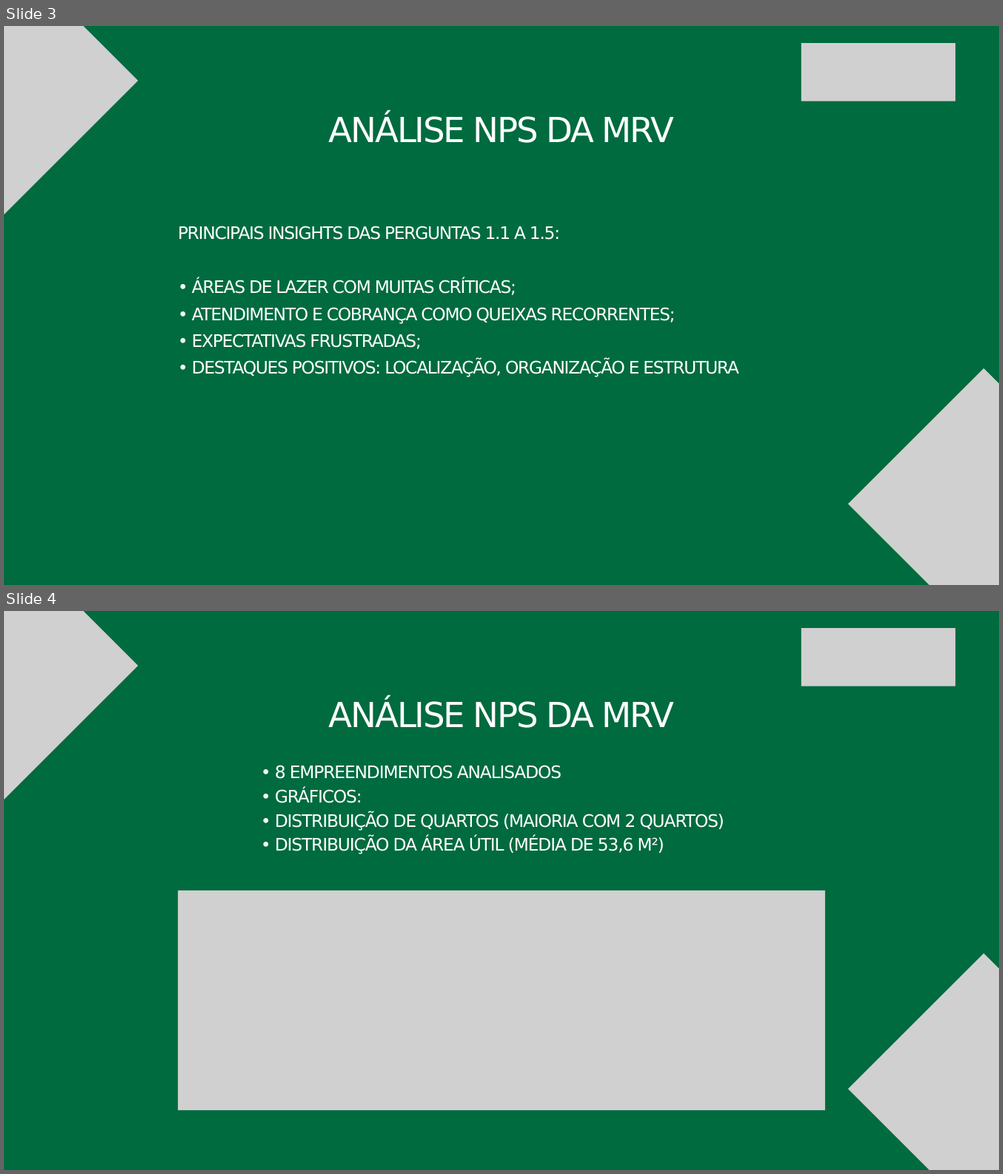
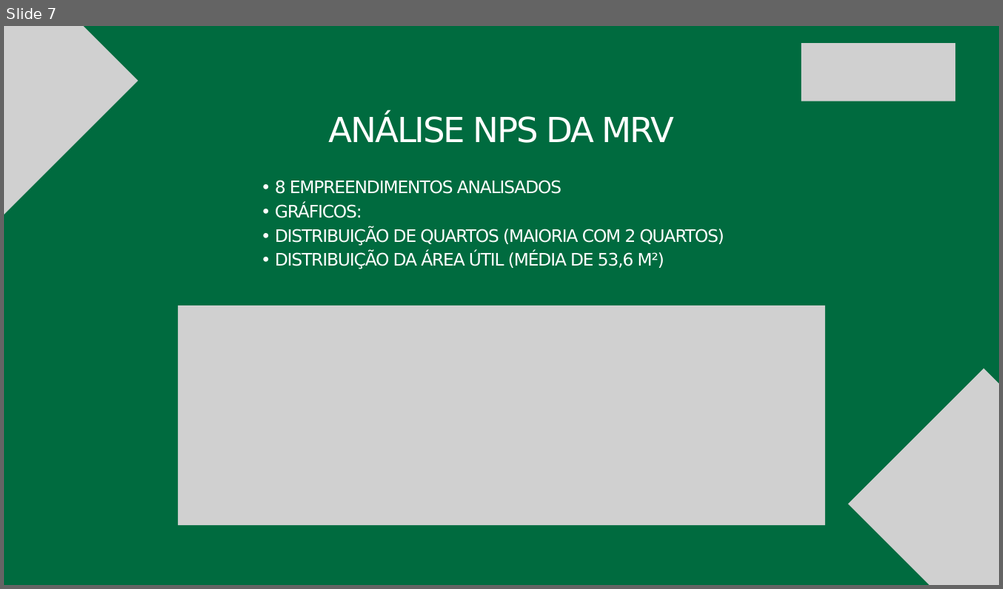
Before and after one commit to AndreFideles/desafio-processo-seletivo-mrv-2025, a slide deck: Case NPS - MRV Canva.pptx. Shown one above the other, each under a label of ours: slides 3 and 4 before the commit, slide 7 after it. The pictures are 1003x1174 and 1003x589 pixels, drawn with LibreOffice and Linux fonts; fonts in the diff are those of the drawing; grey boxes stand for pictures. Boxes give left, top, right and bottom in pixels: in the first picture for what was removed or moved away, otherwise in the second. Text is boxed around its words. In the diff, an @@ line names an element or a change of style, - is before the commit and + after.

Commit message:
Atualiza apresentação Canva com novas análises e gráficos

```diff
--- a/Case NPS - MRV Canva.pptx
+++ b/Case NPS - MRV Canva.pptx
@@ slide 3 removed at bbox=[4, 26, 999, 585], background #006B3F @@
@@ picture removed at bbox=[4, 26, 138, 216] @@
@@ picture removed at bbox=[801, 43, 956, 101] @@
@@ text removed at bbox=[329, 114, 674, 143] @@
-ANÁLISE NPS DA MRV
@@ text removed at bbox=[178, 226, 739, 378] @@
-PRINCIPAIS INSIGHTS DAS PERGUNTAS 1.1 A 1.5:
-• ÁREAS DE LAZER COM MUITAS CRÍTICAS;
-• ATENDIMENTO E COBRANÇA COMO QUEIXAS RECORRENTES;
-• EXPECTATIVAS FRUSTRADAS;
-• DESTAQUES POSITIVOS: LOCALIZAÇÃO, ORGANIZAÇÃO E ESTRUTURA
@@ picture removed at bbox=[848, 369, 999, 585] @@
@@ what was slide 4 is now slide 7 @@
```
Also in this commit, not shown: 1 slide changed, 5 slides added, 1 other slide removed.
